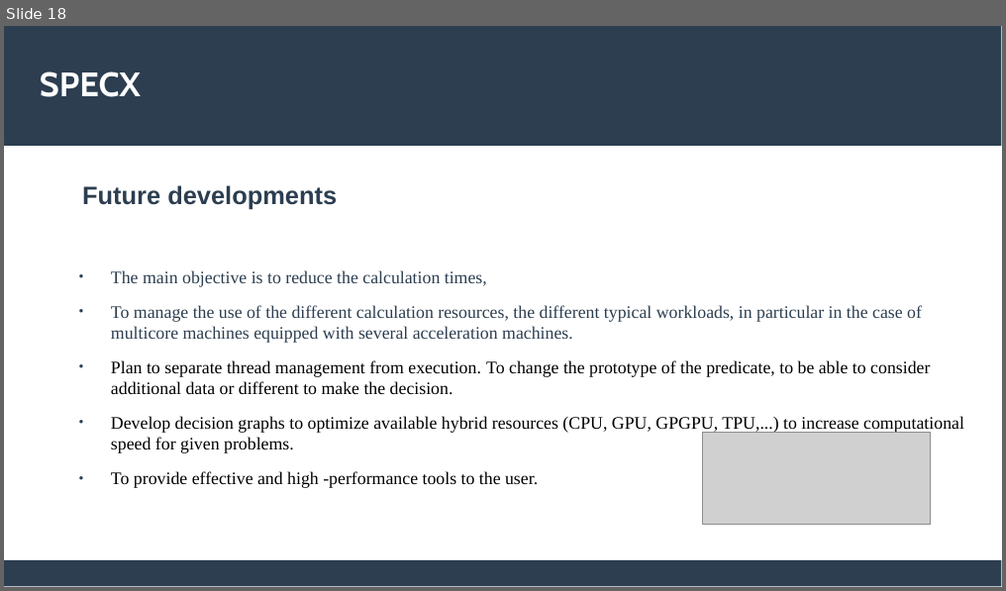
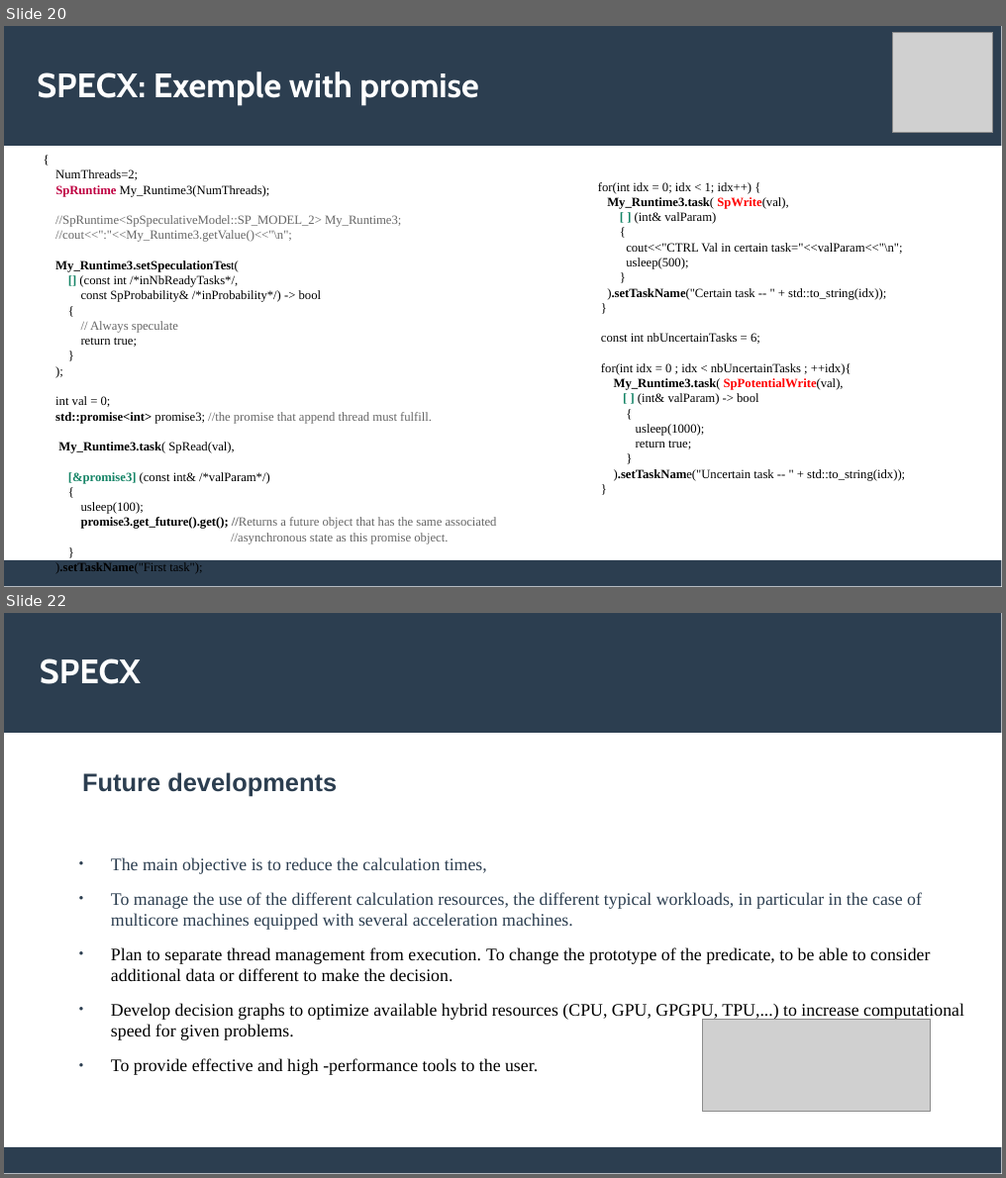
Before and after one commit to lemoinep/ParallelProgramming, a slide deck: MySlides/Session6_ParallelProgramming_Specx.pptx. Shown one above the other, each under a label of ours: slide 18 before the commit, slides 20 and 22 after it; the slides between them are not shown. The pictures are 1006x591 and 1006x1178 pixels, drawn with LibreOffice and Linux fonts; fonts in the diff are those of the drawing; grey boxes stand for pictures. Boxes give left, top, right and bottom in pixels: in the first picture for what was removed or moved away, otherwise in the second. Text is boxed around its words. In the diff, an @@ line names an element or a change of style, - is before the commit and + after.

Commit message:
Update31-SPECX

```diff
--- a/MySlides/Session6_ParallelProgramming_Specx.pptx
+++ b/MySlides/Session6_ParallelProgramming_Specx.pptx
@@ slide 20 added at (4,26,1002,587), background #FFFFFF; not listed: 2 template elements that a slide beside it also shows @@
@@ picture added at (892,32,993,133) @@
@@ text added at (37,72,478,105), 27 pt, text #FFFFFF, bold @@
+SPECX: Exemple with promise
@@ text added at (55,170,497,573), 10 pt, text #000000 @@
+{
+NumThreads=2;
+SpRuntime My_Runtime3(NumThreads);
+//SpRuntime<SpSpeculativeModel::SP_MODEL_2> My_Runtime3;
+//cout<<":"<<My_Runtime3.getValue()<<"\n";
+My_Runtime3.setSpeculationTest(
+[] (const int /*inNbReadyTasks*/,
+const SpProbability& /*inProbability*/) -> bool
+{
+// Always speculate
+return true;
+}
+);
+int val = 0;
+std::promise<int> promise3; //the promise that append thread must fulfill.
+My_Runtime3.task( SpRead(val),
+[&promise3] (const int& /*valParam*/)
+{
+usleep(100);
+promise3.get_future().get(); //Returns a future object that has the same associated
+//asynchronous state as this promise object.
+}
+).setTaskName("First task");
@@ text added at (598,182,905,481), 10 pt, text #000000 @@
+for(int idx = 0; idx < 1; idx++) {
+My_Runtime3.task( SpWrite(val),
+[ ] (int& valParam)
+{
+cout<<"CTRL Val in certain task="<<valParam<<"\n";
+usleep(500);
+}
+).setTaskName("Certain task -- " + std::to_string(idx));
+}
+const int nbUncertainTasks = 6;
+for(int idx = 0 ; idx < nbUncertainTasks ; ++idx){
+My_Runtime3.task( SpPotentialWrite(val),
+[ ] (int& valParam) -> bool
+{
+usleep(1000);
+return true;
+}
+).setTaskName("Uncertain task -- " + std::to_string(idx));
+}
@@ what was slide 18 is now slide 22 @@
```
Also in this commit, not shown: 6 other slides added, 3 slides removed, 1 other file.
